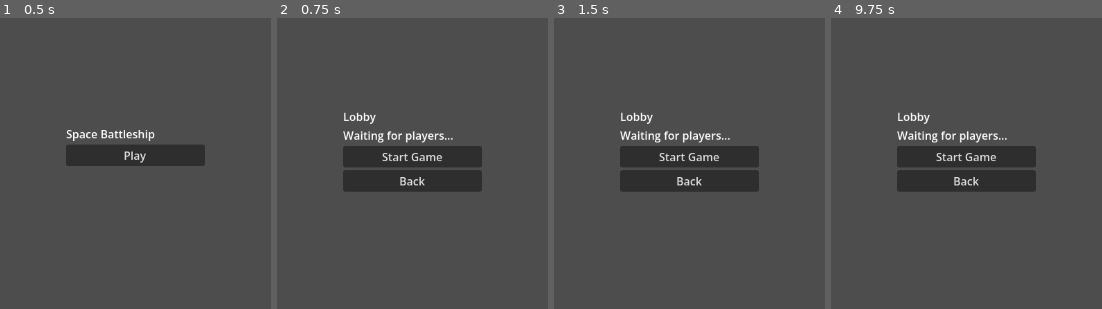
Above: before the commit, frames 1-4 (left to right).
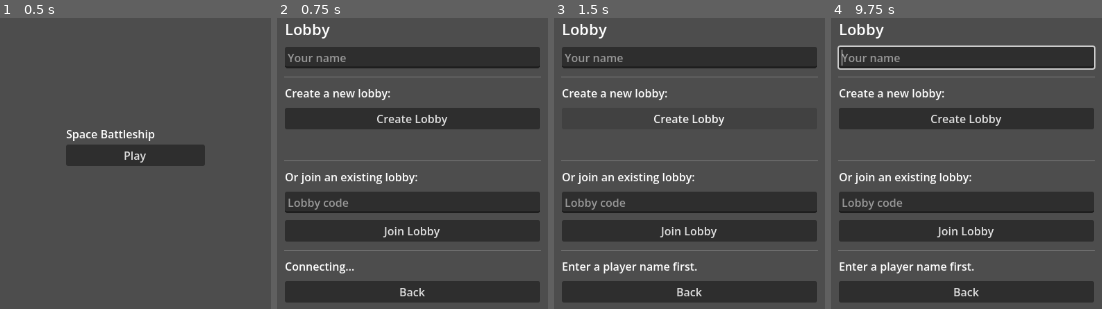
Above: after the commit, the same moments.

Repository: zabuuq/space-battleship
Game: Godot game, scene res://src/client/scenes/MainMenu.tscn
Same seed, same stepped clock (60 frames per second), same inputs: the game is played once before the commit and once after it.
Inputs (mouse positions are in pixels of both pictures, inside the frame that each line leads up to):
- Up to frame 1 (0.5 s): no input
- Up to frame 2 (0.75 s): click "Play" at 0.5 s
- Up to frame 3 (1.5 s): click (689, 119) at 1.25 s, where only the run after the commit has a clickable "Create Lobby"
- Up to frame 4 (9.75 s): click "Back" at 2 s; click "Play" at 2.75 s; click (966, 230) at 3.5 s, where only the run after the commit has a clickable "Join Lobby"; click (966, 157) at 4.25 s, where only the run before the commit has a clickable "Start Game"; click (966, 157) at 5 s, where only the run before the commit has a clickable "Start Game"; click (966, 119) at 5.75 s, where only the run after the commit has a clickable "Create Lobby"; click (966, 157) at 6.5 s, where only the run before the commit has a clickable "Start Game"; click (966, 119) at 7.25 s, where only the run after the commit has a clickable "Create Lobby"; tap Enter at 8, 9.5 s; move the mouse to (outside the picture) at 8.02 s; hold Shift 8.03-8.75 s; click (outside the picture) at 8.17 s; tap Space at 8.75 s; drag from (outside the picture) to (925, 250) at 8.77 s; move the mouse to (1045, 61) at 9.52 s; tap Ctrl at 9.6 s; click (1045, 61) at 9.67 s

Frame 1 is identical in both runs. In frame 2, 43% of the frame differs, in the area x 2-98%, y 2-98%; in frame 3, 37%; in frame 4, 45%.

Commit message:
feat: implement lobby waiting screen (#70)
Rebuilds Lobby.tscn with all nodes expected by Lobby.gd:
PlayerNameInput, LobbyCodeInput, LobbyCodeLabel, StatusLabel,
CreateButton, JoinButton, and BackButton — all registered with
unique names. Adds lobby-code display and clear create/join sections
so players can see generated codes and input existing ones.

Diff:
--- a/src/client/scenes/Lobby.tscn
+++ b/src/client/scenes/Lobby.tscn
@@ -9,35 +9,88 @@
 anchor_bottom = 1.0
 script = ExtResource("1_lobby")
 
-[node name="VBoxContainer" type="VBoxContainer" parent="."]
+[node name="MarginContainer" type="MarginContainer" parent="."]
 layout_mode = 1
 anchors_preset = 8
 anchor_left = 0.5
 anchor_top = 0.5
 anchor_right = 0.5
 anchor_bottom = 0.5
-offset_left = -100.0
-offset_top = -75.0
-offset_right = 100.0
-offset_bottom = 75.0
+offset_left = -200.0
+offset_top = -220.0
+offset_right = 200.0
+offset_bottom = 220.0
 grow_horizontal = 2
 grow_vertical = 2
+theme_override_constants/margin_left = 16
+theme_override_constants/margin_top = 16
+theme_override_constants/margin_right = 16
+theme_override_constants/margin_bottom = 16
 
-[node name="TitleLabel" type="Label" parent="VBoxContainer"]
+[node name="VBoxContainer" type="VBoxContainer" parent="MarginContainer"]
+layout_mode = 2
+theme_override_constants/separation = 10
+
+[node name="TitleLabel" type="Label" parent="MarginContainer/VBoxContainer"]
 layout_mode = 2
 text = "Lobby"
+theme_override_font_sizes/font_size = 22
 
-[node name="StatusLabel" type="Label" parent="VBoxContainer"]
+[node name="PlayerNameInput" type="LineEdit" parent="MarginContainer/VBoxContainer"]
+unique_name_in_owner = true
 layout_mode = 2
-text = "Waiting for players..."
+placeholder_text = "Your name"
+max_length = 24
 
-[node name="StartButton" type="Button" parent="VBoxContainer"]
+[node name="SectionSep1" type="HSeparator" parent="MarginContainer/VBoxContainer"]
 layout_mode = 2
-text = "Start Game"
 
-[node name="BackButton" type="Button" parent="VBoxContainer"]
+[node name="CreateLabel" type="Label" parent="MarginContainer/VBoxContainer"]
+layout_mode = 2
+text = "Create a new lobby:"
+
+[node name="CreateButton" type="Button" parent="MarginContainer/VBoxContainer"]
+unique_name_in_owner = true
+layout_mode = 2
+text = "Create Lobby"
+
+[node name="LobbyCodeLabel" type="Label" parent="MarginContainer/VBoxContainer"]
+unique_name_in_owner = true
+layout_mode = 2
+text = ""
+
+[node name="SectionSep2" type="HSeparator" parent="MarginContainer/VBoxContainer"]
+layout_mode = 2
+
+[node name="JoinLabel" type="Label" parent="MarginContainer/VBoxContainer"]
+layout_mode = 2
+text = "Or join an existing lobby:"
+
+[node name="LobbyCodeInput" type="LineEdit" parent="MarginContainer/VBoxContainer"]
+unique_name_in_owner = true
+layout_mode = 2
+placeholder_text = "Lobby code"
+max_length = 8
+
+[node name="JoinButton" type="Button" parent="MarginContainer/VBoxContainer"]
+unique_name_in_owner = true
+layout_mode = 2
+text = "Join Lobby"
+
+[node name="SectionSep3" type="HSeparator" parent="MarginContainer/VBoxContainer"]
+layout_mode = 2
+
+[node name="StatusLabel" type="Label" parent="MarginContainer/VBoxContainer"]
+unique_name_in_owner = true
+layout_mode = 2
+text = "Connecting…"
+autowrap_mode = 3
+
+[node name="BackButton" type="Button" parent="MarginContainer/VBoxContainer"]
+unique_name_in_owner = true
 layout_mode = 2
 text = "Back"
 
-[connection signal="pressed" from="VBoxContainer/StartButton" to="." method="_on_start_button_pressed"]
-[connection signal="pressed" from="VBoxContainer/BackButton" to="." method="_on_back_button_pressed"]
+[connection signal="pressed" from="MarginContainer/VBoxContainer/CreateButton" to="." method="_on_create_button_pressed"]
+[connection signal="pressed" from="MarginContainer/VBoxContainer/JoinButton" to="." method="_on_join_button_pressed"]
+[connection signal="pressed" from="MarginContainer/VBoxContainer/BackButton" to="." method="_on_back_button_pressed"]
